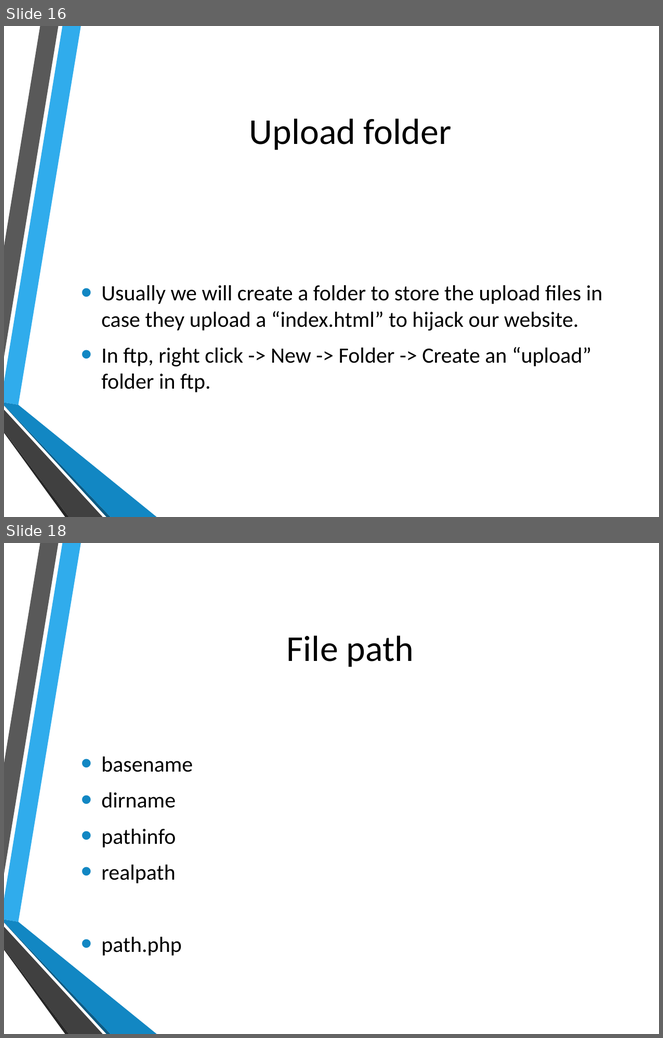
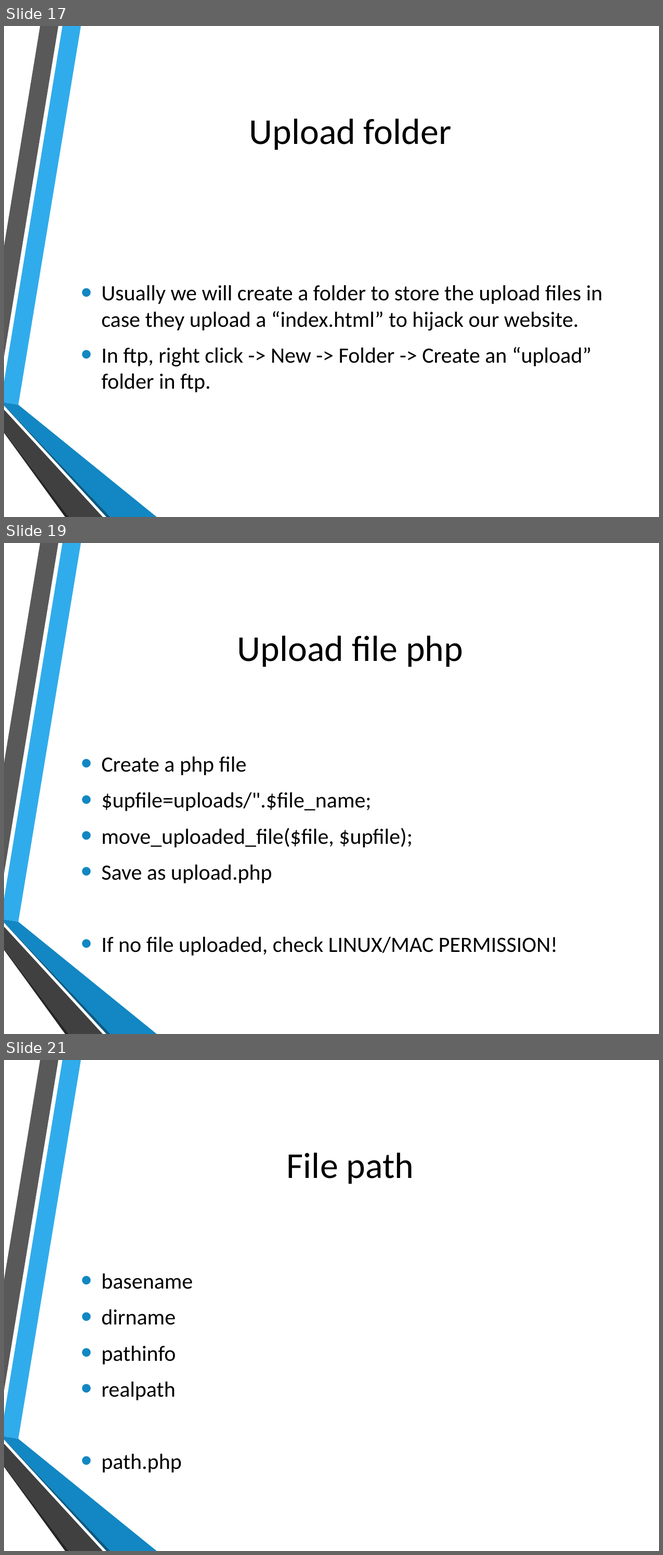
Before and after one commit to hatted/fevaworks-php, a slide deck: php-fw6/lesson6.pptx. Shown one above the other, each under a label of ours: slides 16 and 18 before the commit, slides 17, 19 and 21 after it; the slides between them are not shown. The pictures are 663x1038 and 663x1555 pixels, drawn with LibreOffice and Linux fonts; fonts in the diff are those of the drawing; background and template pictures are left out. Boxes give left, top, right and bottom in pixels: in the first picture for what was removed or moved away, otherwise in the second. Text is boxed around its words. In the diff, an @@ line names an element or a change of style, - is before the commit and + after.

```diff
--- a/php-fw6/lesson6.pptx
+++ b/php-fw6/lesson6.pptx
@@ slide 19 added at (4, 543, 659, 1034), background picture (left out); not listed: 6 template elements that a slide beside it also shows @@
@@ title added at (237, 636, 463, 667), 40 pt, text #000000 @@
+Upload file php
@@ text added at (101, 756, 558, 956), 24 pt, text #000000 @@
+• Create a php file
+• $upfile=uploads/".$file_name;
+• move_uploaded_file($file, $upfile);
+• Save as upload.php
+• If no file uploaded, check LINUX/MAC PERMISSION!
@@ what was slide 16 is now slide 17 @@
@@ what was slide 18 is now slide 21 @@
```
Also in this commit, not shown: 5 slides changed, 2 other slides added, 55 other files.
